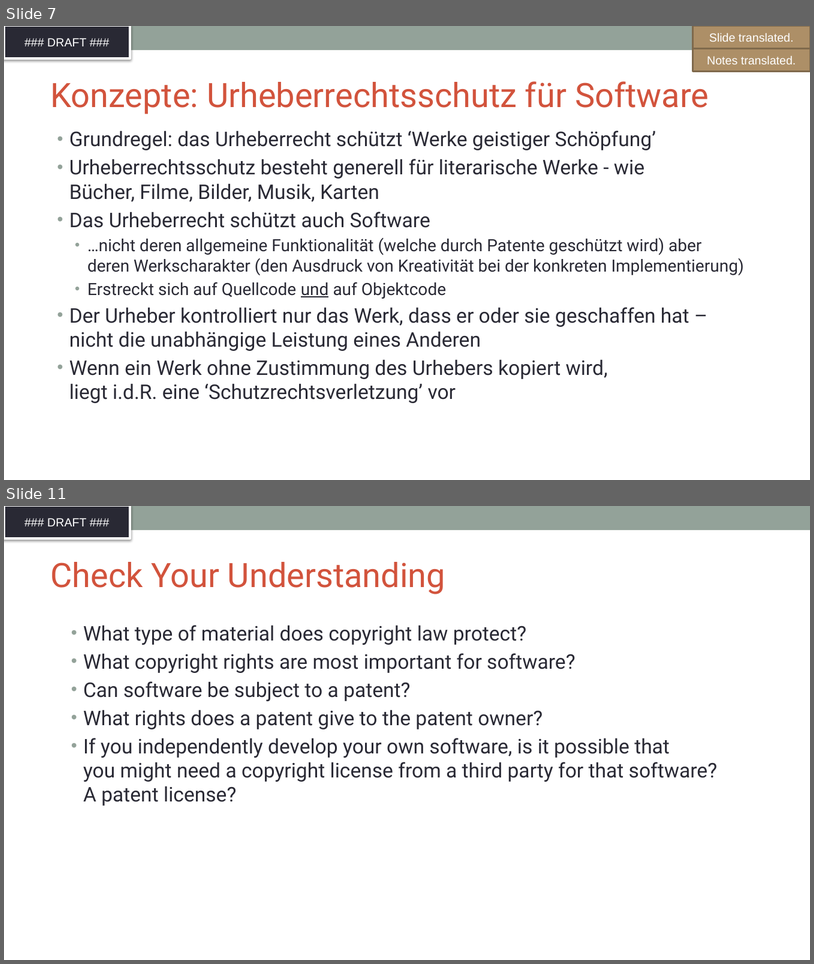
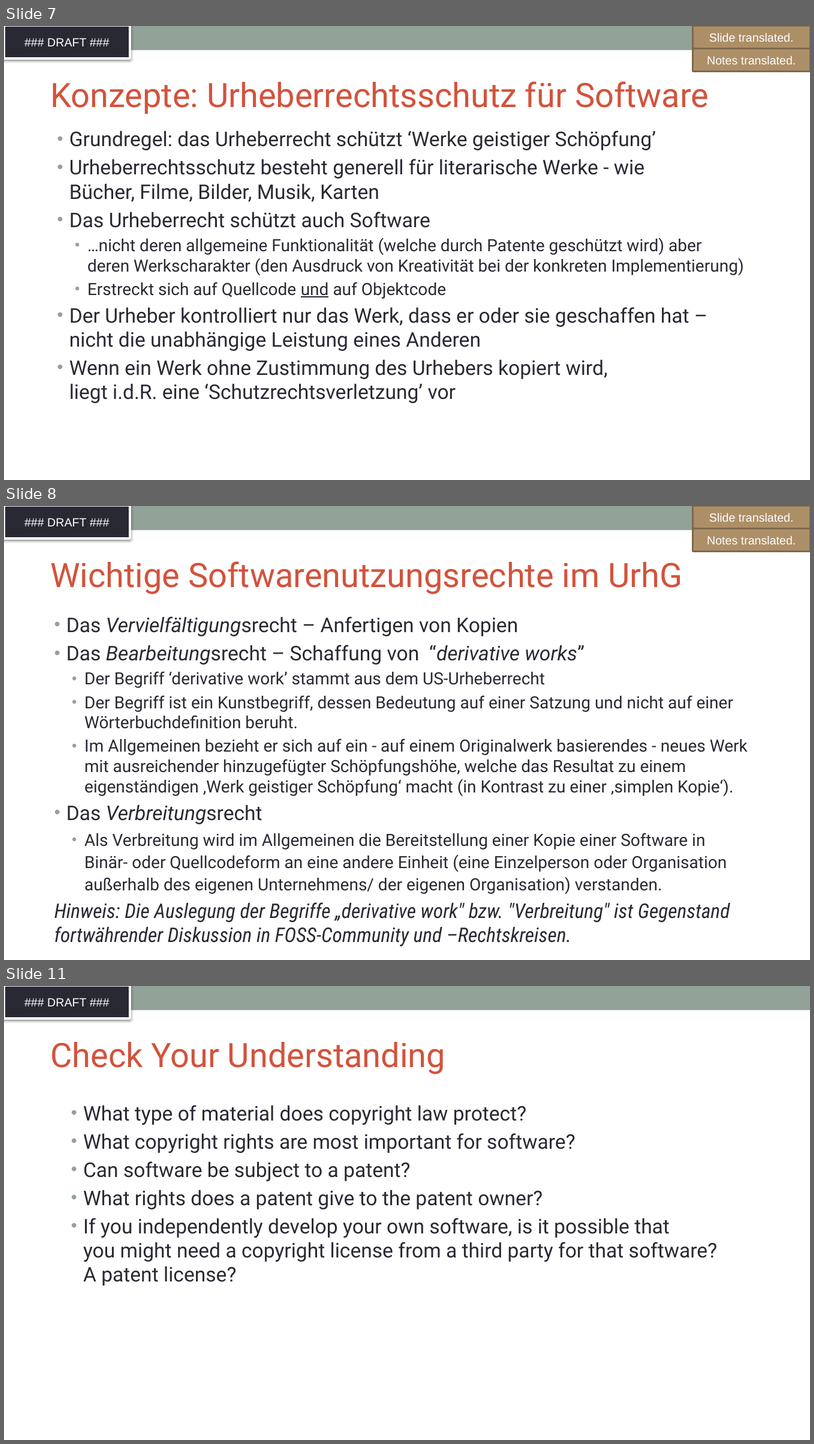
Before and after one commit to SThanheiser/curriculum, a slide deck: translation-DE/slides/DFT_openchain-curriculum-for-1-1_GER.pptx. Shown one above the other, each under a label of ours: slides 7 and 11 before the commit, slides 7, 8 and 11 after it; the slides between them are not shown. The pictures are 814x964 and 814x1444 pixels, drawn with LibreOffice and Linux fonts; fonts in the diff are those of the drawing; background and template pictures are left out. Boxes give left, top, right and bottom in pixels: in the first picture for what was removed or moved away, otherwise in the second. Text is boxed around its words. In the diff, an @@ line names an element or a change of style, - is before the commit and + after.

Commit message:
added translation for slide 8,9,10

```diff
--- a/translation-DE/slides/DFT_openchain-curriculum-for-1-1_GER.pptx
+++ b/translation-DE/slides/DFT_openchain-curriculum-for-1-1_GER.pptx
@@ slide 8 added at <box>4,506,810,960</box>, background #FFFFFF; not listed: 2 template elements that a slide beside it also shows @@
@@ rectangle added at <box>693,506,810,529</box>, fill #AD8F67, outline #806A4C 2 pt, 14 pt, text #FFFFFF @@
+Slide translated.
@@ rectangle added at <box>693,528,810,552</box>, fill #AD8F67, outline #806A4C 2 pt, 14 pt, text #FFFFFF @@
+Notes translated.
@@ title added at <box>50,561,683,594</box>, 40 pt, text #D2533C @@
+Wichtige Softwarenutzungsrechte im UrhG
@@ text added at <box>54,616,748,946</box>, 20 pt, text #292934 @@
+• Das Vervielfältigungsrecht – Anfertigen von Kopien
+• Das Bearbeitungsrecht – Schaffung von “derivative works”
+  • Der Begriff ‘derivative work’ stammt aus dem US-Urheberrecht
+  • Der Begriff ist ein Kunstbegriff, dessen Bedeutung auf einer Satzung und nicht auf einer Wörterbuchdefinition beruht.
+  • Im Allgemeinen bezieht er sich auf ein - auf einem Originalwerk basierendes - neues Werk mit ausreichender hinzugefügter Schöpfungshöhe, welche das Resultat zu einem eigenständigen ‚Werk geistiger Schöpfung‘ macht (in Kontrast zu einer ‚simplen Kopie‘).
+• Das Verbreitungsrecht
+  • Als Verbreitung wird im Allgemeinen die Bereitstellung einer Kopie einer Software in Binär- oder Quellcodeform an eine andere Einheit (eine Einzelperson oder Organisation außerhalb des eigenen Unternehmens/ der eigenen Organisation) verstanden.
+Hinweis: Die Auslegung der Begriffe „derivative work" bzw. "Verbreitung" ist Gegenstand fortwährender Diskussion in FOSS-Community und –Rechtskreisen.
```
Also in this commit, not shown: 2 other slides added, 3 slides removed.
